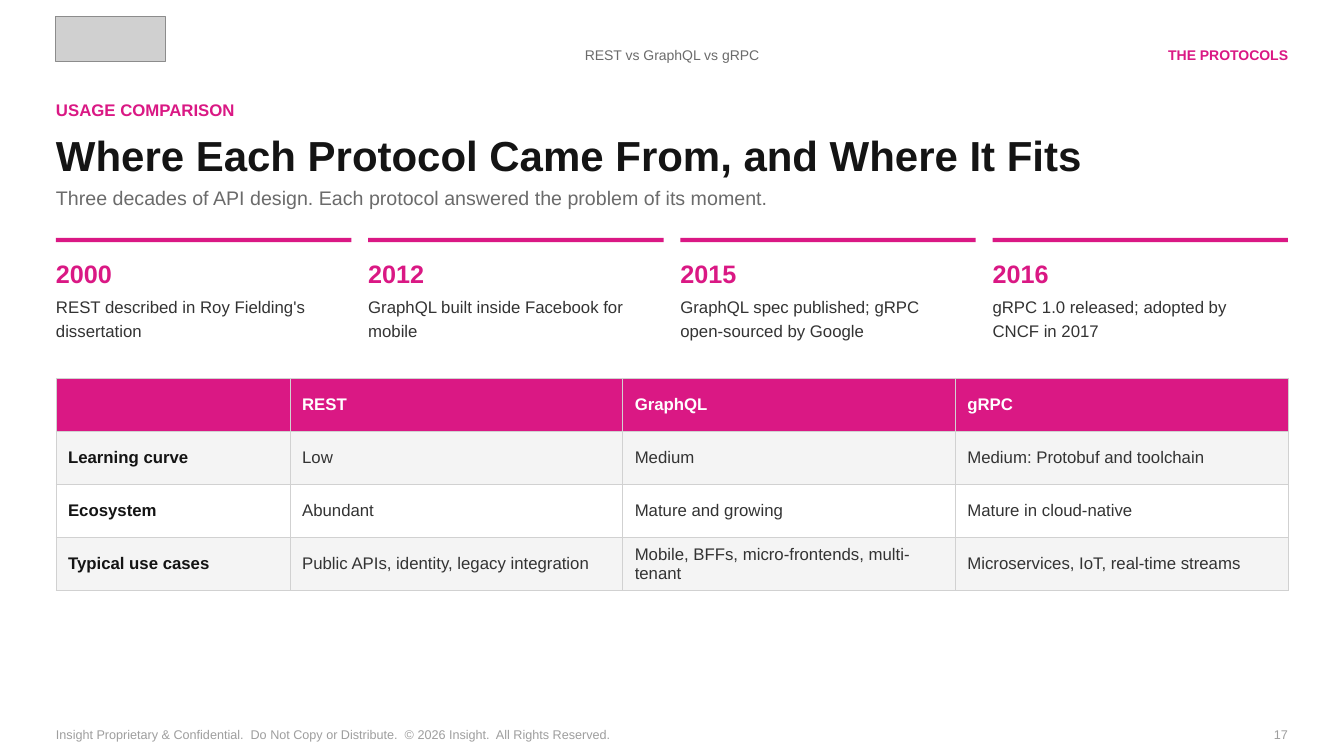
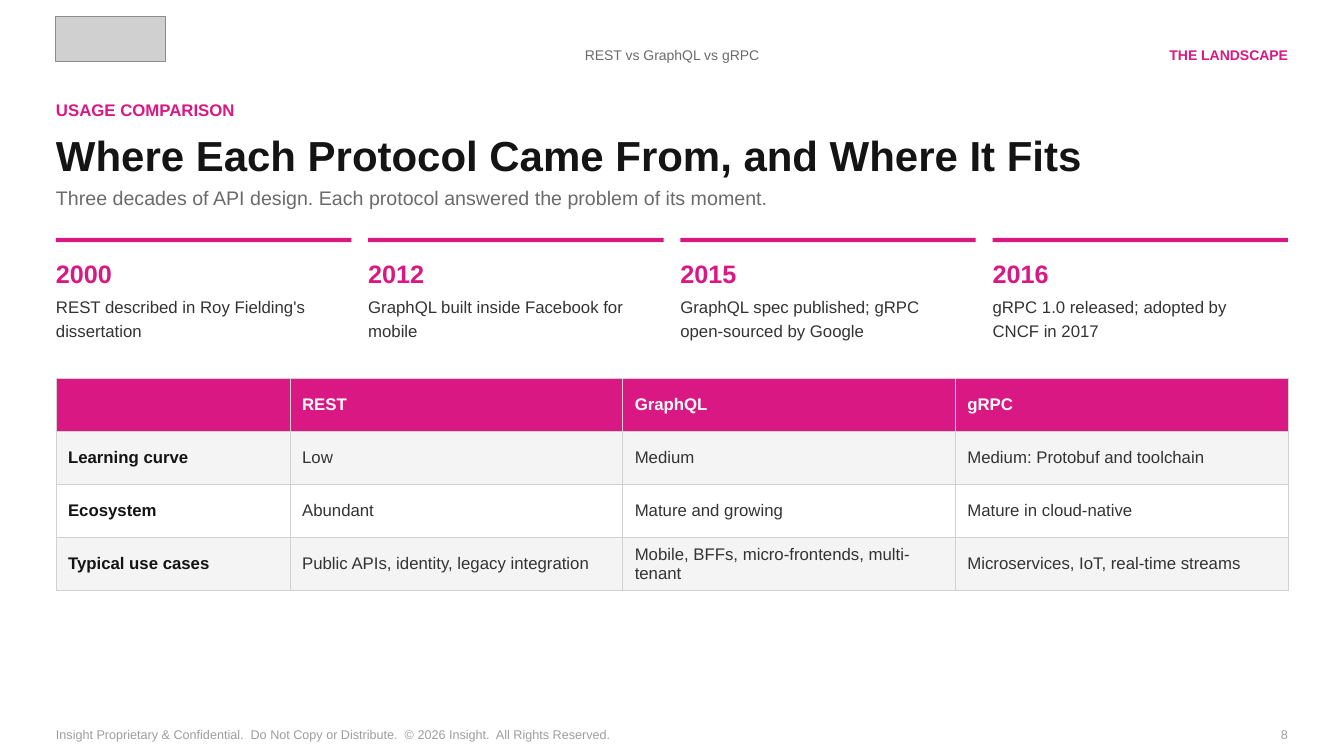
Before and after one commit to spietrek-insight/rest-graphql-grpc-ai-routing, a slide deck: slide 8 of presentation/rest-graphql-grpc-ai-routing-v6.pptx (slide 17 before the commit). Drawn at 1344x756 pixels with LibreOffice and Linux fonts; fonts in the diff are those of the drawing; grey boxes stand for pictures. Boxes give left, top, right and bottom in pixels: in the first picture for what was removed or moved away, otherwise in the second. Text is boxed around its words. In the diff, an @@ line names an element or a change of style, - is before the commit and + after.

```diff
--- a/presentation/rest-graphql-grpc-ai-routing-v6.pptx
+++ b/presentation/rest-graphql-grpc-ai-routing-v6.pptx
@@ text at [1169,50,1288,60]: text changed @@
-THE PROTOCOLS
+THE LANDSCAPE
@@ text at [1281,730,1288,739]: text changed @@
-17
+8
```
Also in this commit, not shown: 12 other slides changed, 1 other file.
